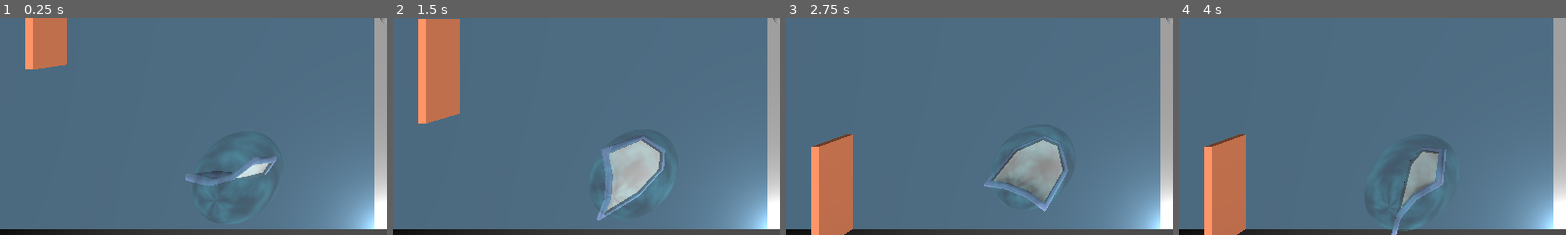
Above: before the commit, frames 1-4 (left to right).
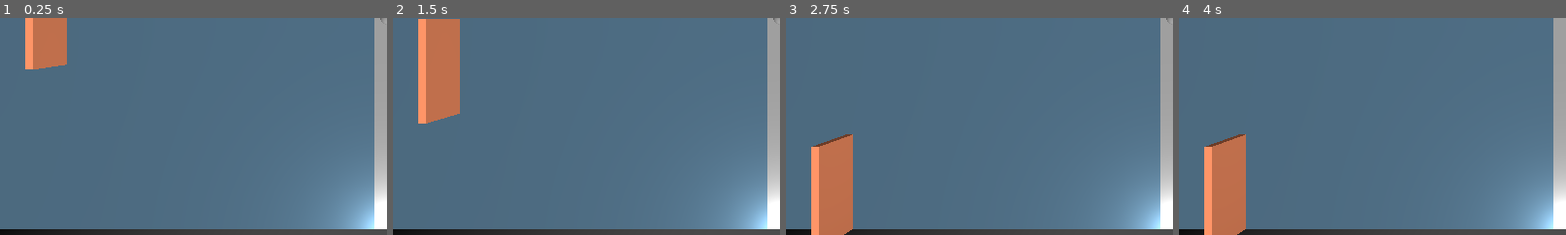
Above: after the commit, the same moments.

Repository: Eryans/godot_pong
Game: Godot game, scene res://scenes/main.tscn
Two runs of this game, one before a commit and one after it. Both use one fixed random seed, a clock stepped at 60 frames per second and the inputs below.
Inputs:
- Up to frame 1 (0.25 s): no input
- Up to frame 2 (1.5 s): hold Up (ui_up) 0.53-1.28 s; hold S (down) from 1.28 s (still down)
- Up to frame 3 (2.75 s): release S (down) at 2.03 s; hold Up (ui_up) from 2.03 s (still down)
- Up to frame 4 (4 s): release Up (ui_up) at 3.53 s; hold S (down) from 3.53 s (still down)
The pictures show only the part of the screen within x 0-50%, y 50-100%; the shares and areas given below are measured in that part.

The runs differ from the first frame. In frame 1, 0.8% of the frame differs, in the area x 47-72%, y 63-78%; in frame 2, 3.5%, in the area x 52-72%, y 54-94%; in frame 3, 3.4%; in frame 4, 1.9%.

Commit message:
fix: 🐛 fix bonus mesh not being assigned

Diff:
--- a/entities/bonus/bonus.gd
+++ b/entities/bonus/bonus.gd
@@ -9,6 +9,18 @@
 
 func _ready() -> void:
 	area_entered.connect(_on_area_entered);
+
+func _on_area_entered(area: Area3D) -> void:
+	if (area is Ball):
+		BonusManager.bonus_was_hit_emit(self, area.last_hitted_paddle);
+		call_deferred("queue_free");
+
+func _physics_process(delta: float) -> void:
+	t += delta
+	global_position.y = .5 * sin(t * 2) + 1
+	rotation.y += delta
+
+func set_mesh_from_current_type() -> void:
 	match (bonus_type):
 		BonusManager.BonusTypeEnum.shield:
 			_mesh_instance.mesh = mesh_list["Shield"]
@@ -22,13 +34,3 @@
 			_mesh_instance.mesh = mesh_list["Grow"]
 		_:
 			pass
-func _on_area_entered(area: Area3D) -> void:
-	if (area is Ball):
-		BonusManager.bonus_was_hit_emit(self, area.last_hitted_paddle);
-		call_deferred("queue_free");
-
-func _physics_process(delta: float) -> void:
-	t += delta
-	global_position.y = .5 * sin(t * 2) + 1
-	rotation.y += delta
-	print(sin(t))
--- a/main_scripts/bonus_manager.gd
+++ b/main_scripts/bonus_manager.gd
@@ -33,6 +33,7 @@
 	var new_bonus: Bonus = bonus_scene.instantiate();
 	get_tree().current_scene.add_child(new_bonus);
 	new_bonus.bonus_type = randi_range(0, BonusTypeEnum.size() - 1) as BonusTypeEnum
+	new_bonus.set_mesh_from_current_type();
 	new_bonus.global_position = Vector3(rng.randf_range(-7, 7), 0, rng.randf_range(-7, 7));
 
 func _on_bonus_hit(bonus: Bonus, _paddle_who_hit: Enums.PlayerTagEnum) -> void:
--- a/scenes/main.tscn
+++ b/scenes/main.tscn
@@ -6,7 +6,6 @@
 [ext_resource type="PackedScene" uid="uid://isg2si6p6ka1" path="res://entities/score_zone/score_zone.tscn" id="4_tipki"]
 [ext_resource type="PackedScene" uid="uid://cxnqnwddgcwbs" path="res://ui/ui.tscn" id="5_85g3d"]
 [ext_resource type="PackedScene" uid="uid://b2676uqhqtvay" path="res://entities/bonus/shield/shields_manager.tscn" id="7_o6xl0"]
-[ext_resource type="PackedScene" uid="uid://drnmrkygk2jt" path="res://entities/bonus/bonus.tscn" id="7_tipki"]
 
 [sub_resource type="StandardMaterial3D" id="StandardMaterial3D_h2yge"]
 albedo_color = Color(0.264563, 0.387151, 0.473755, 1)
@@ -98,6 +97,3 @@
 process_mode = 3
 
 [node name="ShieldsManager" parent="." instance=ExtResource("7_o6xl0")]
-
-[node name="Bonus" parent="." instance=ExtResource("7_tipki")]
-transform = Transform3D(1, 0, 0, 0, 1, 0, 0, 0, 1, -4.53675, 0.616024, 4.85175)
Not shown: 1 places in scenes/main.tscn that only renumber resources
